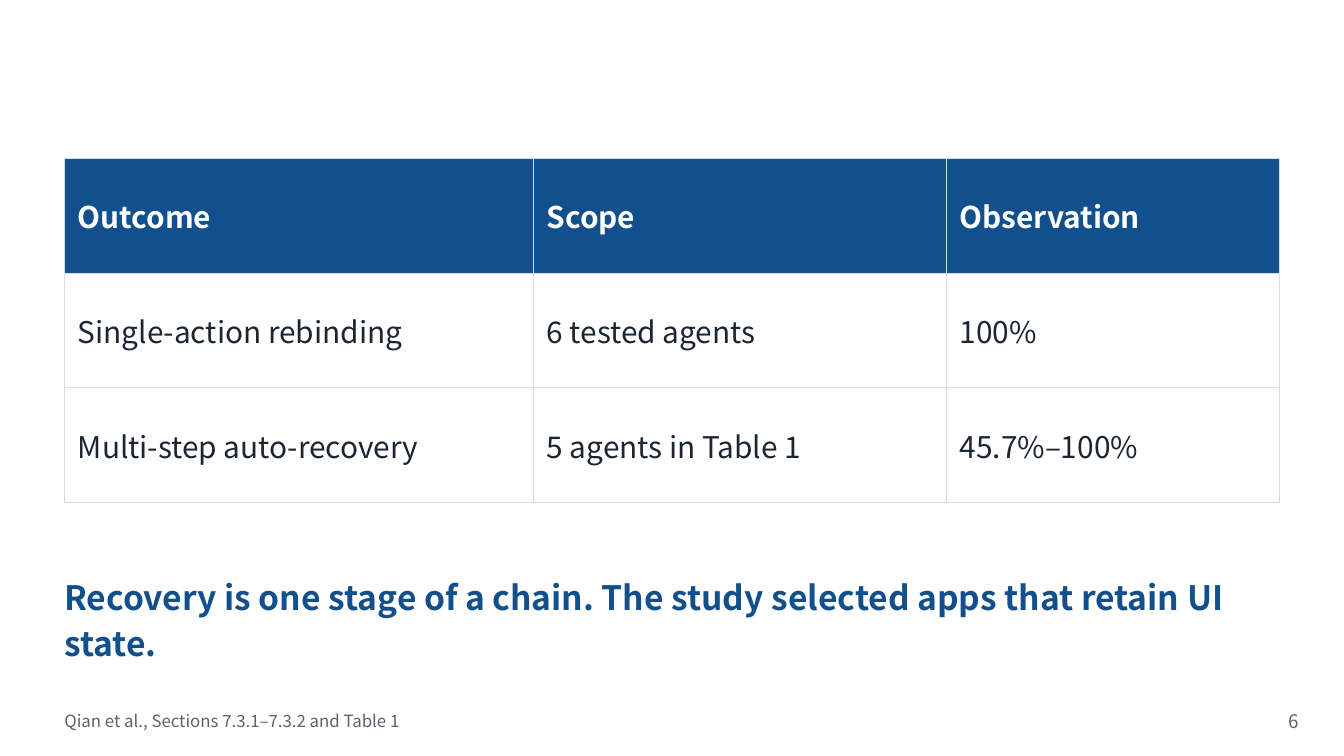
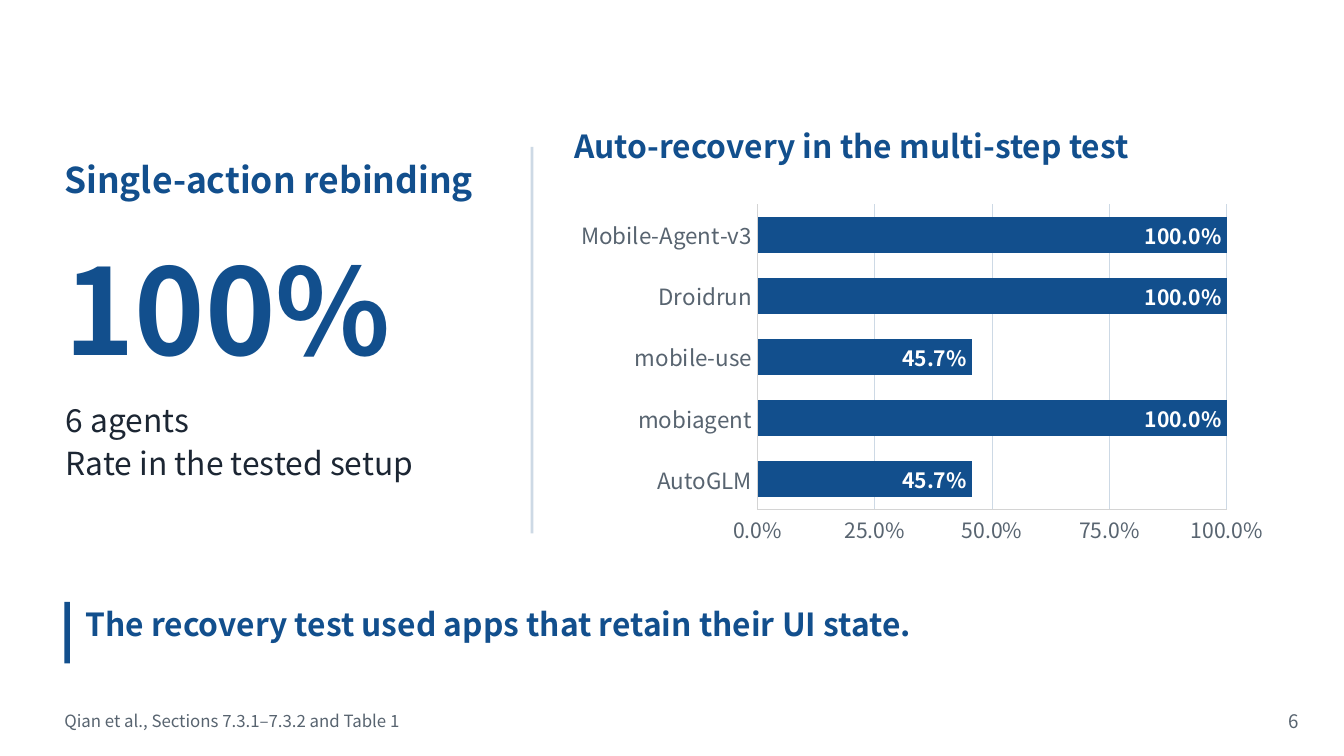
Before and after one commit to Novakru/ZJU-assignment-reports, a slide deck: slide 6 of submission/presentation.pptx. Drawn at 1344x756 pixels with LibreOffice and Linux fonts; fonts in the diff are those of the drawing; background and template pictures are left out. Boxes give left, top, right and bottom in pixels: in the first picture for what was removed or moved away, otherwise in the second. Text is boxed around its words. In the diff, an @@ line names an element or a change of style, - is before the commit and + after.

```diff
--- a/submission/presentation.pptx
+++ b/submission/presentation.pptx
@@ rectangle added at [531,146,534,534], fill #CDD9E5 @@
@@ text added at [574,132,1129,165], 17 pt, text #124F8D, bold @@
+Auto-recovery in the multi-step test
@@ text added at [64,164,473,202], 19 pt, text #124F8D, bold @@
+Single-action rebinding
@@ table removed at [65,159,1279,503], 3 rows, 3 columns @@
-Outcome | Scope | Observation
-Single-action rebinding | 6 tested agents | 100%
-Multi-step auto-recovery | 5 agents in Table 1 | 45.7%–100%
@@ bar chart added at [567,198,1277,552] @@
+categories: AutoGLM, mobiagent, mobile-use, Droidrun, Mobile-Agent-v3
+Series 1: 0.457, 1, 0.457, 1, 1
@@ text added at [64,265,391,357], 64 pt, text #124F8D, bold @@
+100%
@@ text added at [66,409,413,483], 17 pt, text #1C2633 @@
+6 agents
+Rate in the tested setup
@@ rectangle added at [65,602,70,664], fill #124F8D @@
@@ text at [85,610,911,643]: text changed; size 18 to 17 pt @@
-Recovery is one stage of a chain. The study selected apps that retain UI state.
+The recovery test used apps that retain their UI state.
```
Also in this commit, not shown: 4 other slides changed, 2 slides added, 2 slides removed, 14 other files.
